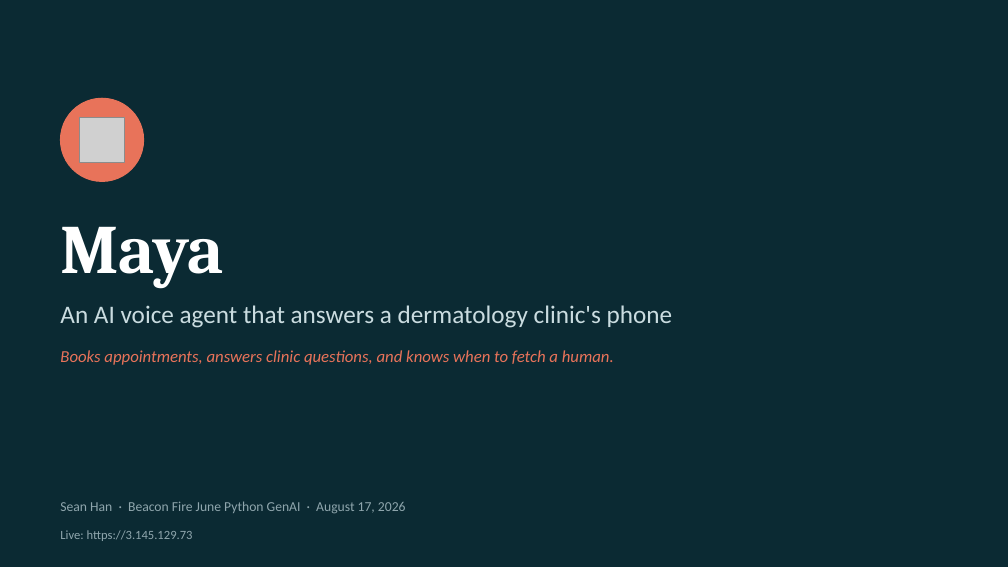
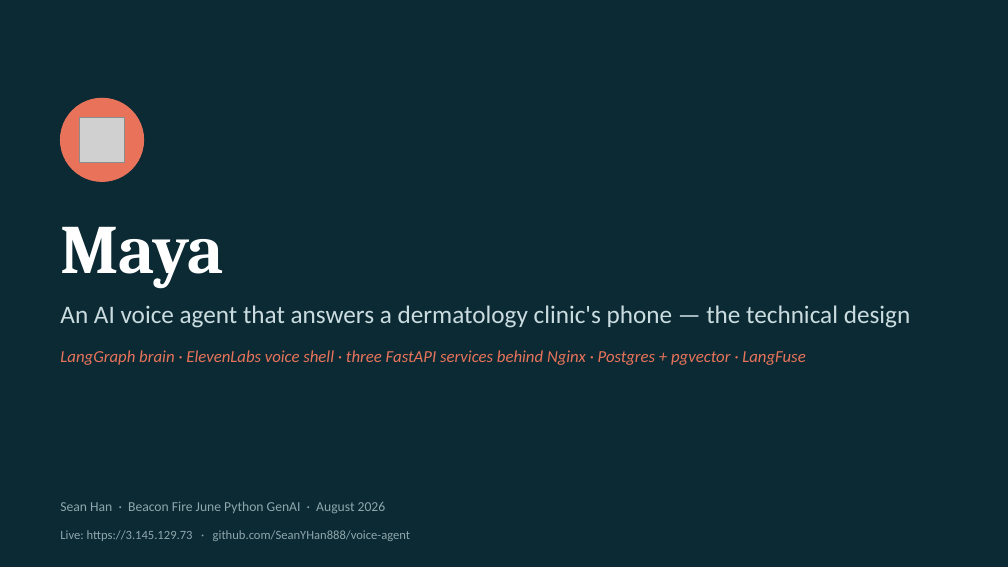
Before and after one commit to SeanYHan888/voice-agent, a slide deck: slide 1 of docs/presentation/maya-deck.pptx. Drawn at 1008x567 pixels with LibreOffice and Linux fonts; fonts in the diff are those of the drawing; grey boxes stand for pictures. Boxes give left, top, right and bottom in pixels: in the first picture for what was removed or moved away, otherwise in the second. Text is boxed around its words. In the diff, an @@ line names an element or a change of style, - is before the commit and + after.

```diff
--- a/docs/presentation/maya-deck.pptx
+++ b/docs/presentation/maya-deck.pptx
@@ text at [60, 305, 910, 328]: text changed @@
-An AI voice agent that answers a dermatology clinic's phone
+An AI voice agent that answers a dermatology clinic's phone — the technical design
@@ text at [60, 350, 805, 365]: text changed @@
-Books appointments, answers clinic questions, and knows when to fetch a human.
+LangGraph brain · ElevenLabs voice shell · three FastAPI services behind Nginx · Postgres + pgvector · LangFuse
@@ text at [60, 501, 386, 513]: text changed @@
-Sean Han · Beacon Fire June Python GenAI · August 17, 2026
+Sean Han · Beacon Fire June Python GenAI · August 2026
@@ text at [60, 530, 410, 541]: text changed @@
-Live: https://3.145.129.73
+Live: https://3.145.129.73 · github.com/SeanYHan888/voice-agent
```
Also in this commit, not shown: 5 other slides changed, 22 slides added, 16 slides removed, 5 other files.
